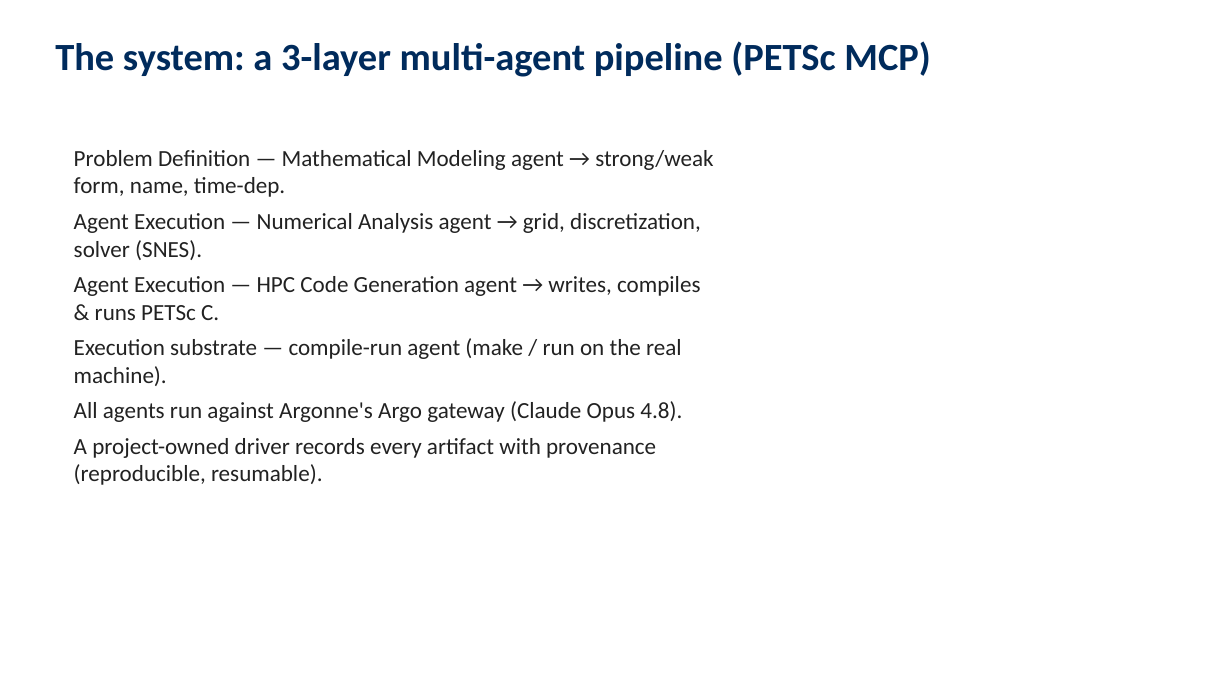
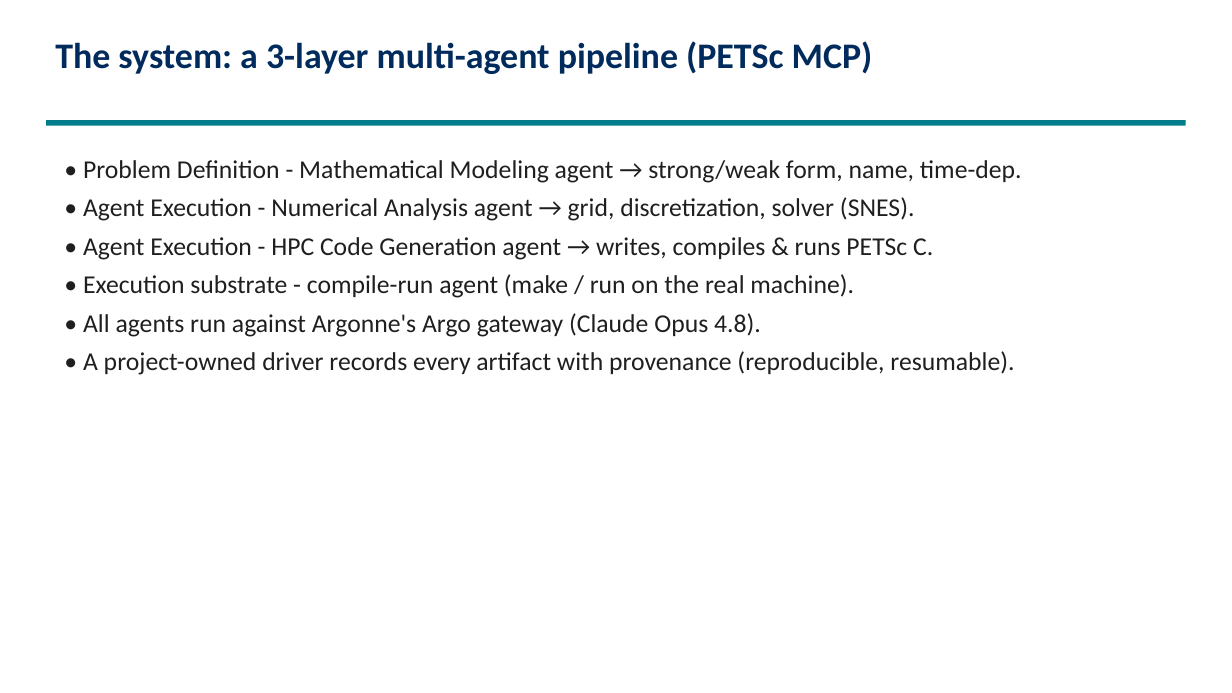
Before and after one commit to engineer-scientist/petsc_mcp_servers_tokamak, a slide deck: slide 4 of slides/petsc_multiagent_tokamak.pptx. Drawn at 1232x693 pixels with LibreOffice and Linux fonts; fonts in the diff are those of the drawing. Boxes give left, top, right and bottom in pixels: in the first picture for what was removed or moved away, otherwise in the second. Text is boxed around its words. In the diff, an @@ line names an element or a change of style, - is before the commit and + after.

```diff
--- a/slides/petsc_multiagent_tokamak.pptx
+++ b/slides/petsc_multiagent_tokamak.pptx
@@ text "The system: a 3-layer multi-agent ..." at bbox=[55, 41, 873, 74]: size 30 to 28 pt @@
@@ rectangle added at bbox=[46, 120, 1186, 126], fill #007D8A @@
@@ text at bbox=[83, 160, 1022, 375]: text changed; size 18 to 20 pt; text colour #222222 to #1F1F1F @@
-Problem Definition — Mathematical Modeling agent → strong/weak form, name, time-dep.
-Agent Execution — Numerical Analysis agent → grid, discretization, solver (SNES).
-Agent Execution — HPC Code Generation agent → writes, compiles & runs PETSc C.
-Execution substrate — compile-run agent (make / run on the real machine).
-All agents run against Argonne's Argo gateway (Claude Opus 4.8).
-A project-owned driver records every artifact with provenance (reproducible, resumable).
+• Problem Definition - Mathematical Modeling agent → strong/weak form, name, time-dep.
+• Agent Execution - Numerical Analysis agent → grid, discretization, solver (SNES).
+• Agent Execution - HPC Code Generation agent → writes, compiles & runs PETSc C.
+• Execution substrate - compile-run agent (make / run on the real machine).
+• All agents run against Argonne's Argo gateway (Claude Opus 4.8).
+• A project-owned driver records every artifact with provenance (reproducible, resumable).
```
Also in this commit, not shown: 9 other slides changed, 2 other files.
